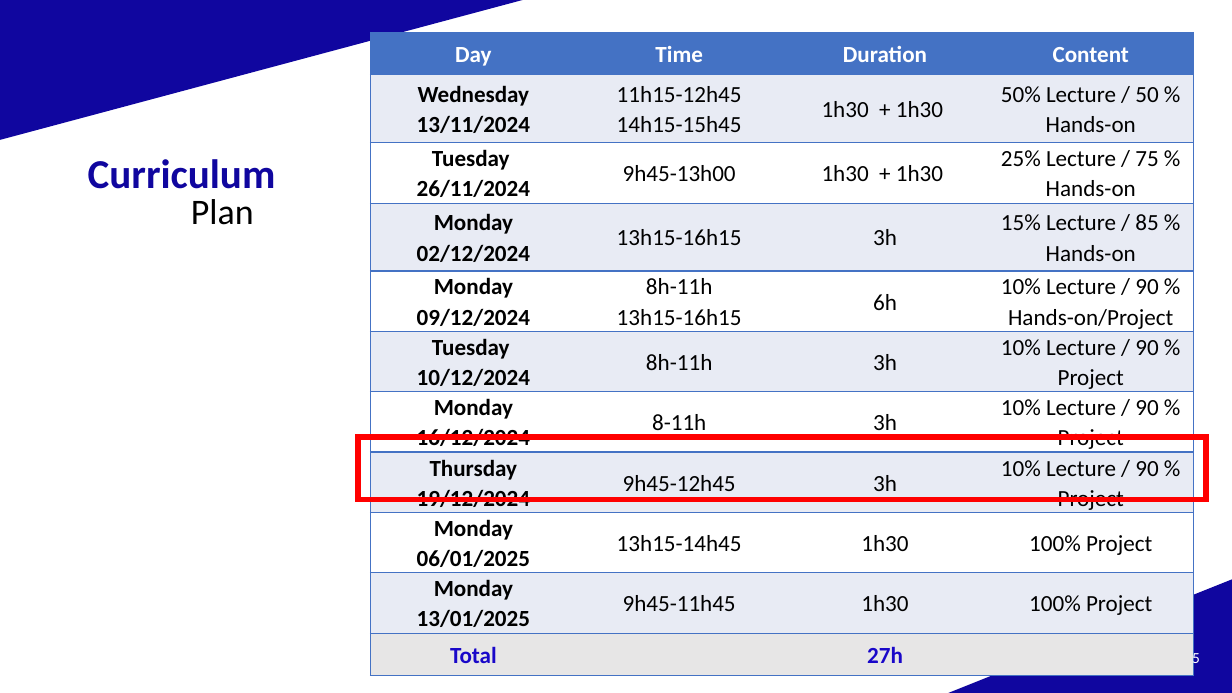
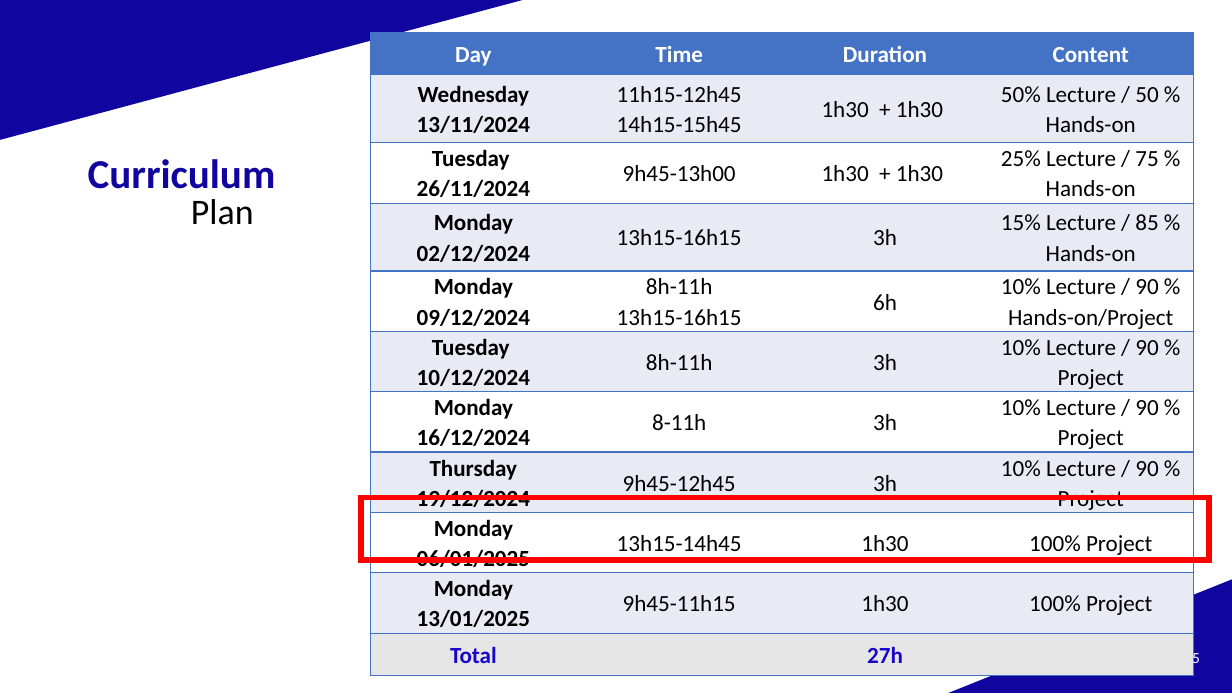
Before and after one commit to AlexandreHugoMathieu/pvfault_detection_solar_academy, a slide deck: slide 5 of slides/2024/slides_20241219.pptx. Drawn at 1232x693 pixels with LibreOffice and Linux fonts; fonts in the diff are those of the drawing; background and template pictures are left out. Boxes give left, top, right and bottom in pixels: in the first picture for what was removed or moved away, otherwise in the second. Text is boxed around its words. In the diff, an @@ line names an element or a change of style, - is before the commit and + after.

```diff
--- a/slides/2024/slides_20241219.pptx
+++ b/slides/2024/slides_20241219.pptx
@@ table at (x1=371, y1=32, x2=1195, y2=667) @@
-row 10, column 2: 9h45-11h45
+row 10, column 2: 9h45-11h15
@@ rectangle moved from (x1=359, y1=437, x2=1207, y2=500) to (x1=361, y1=497, x2=1210, y2=560) @@
```
Also in this commit, not shown: 1 other slide changed, 18 other files.
